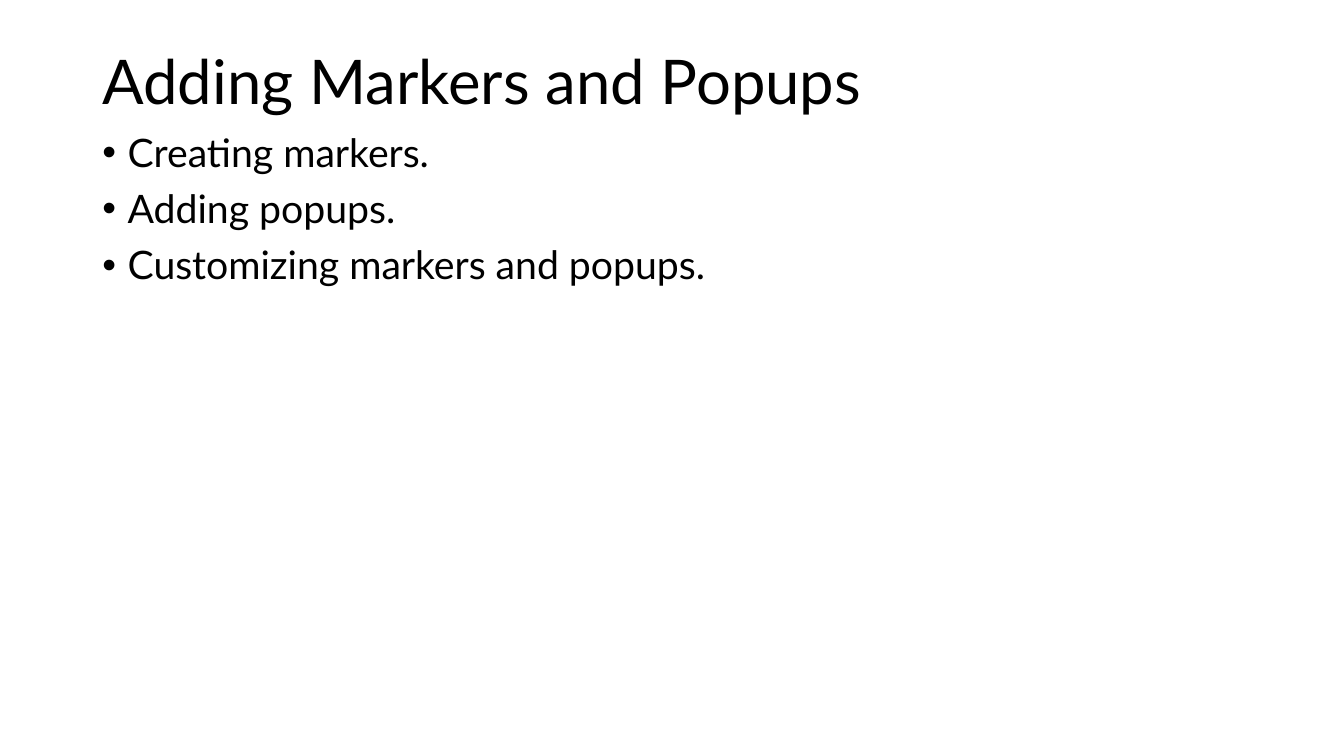
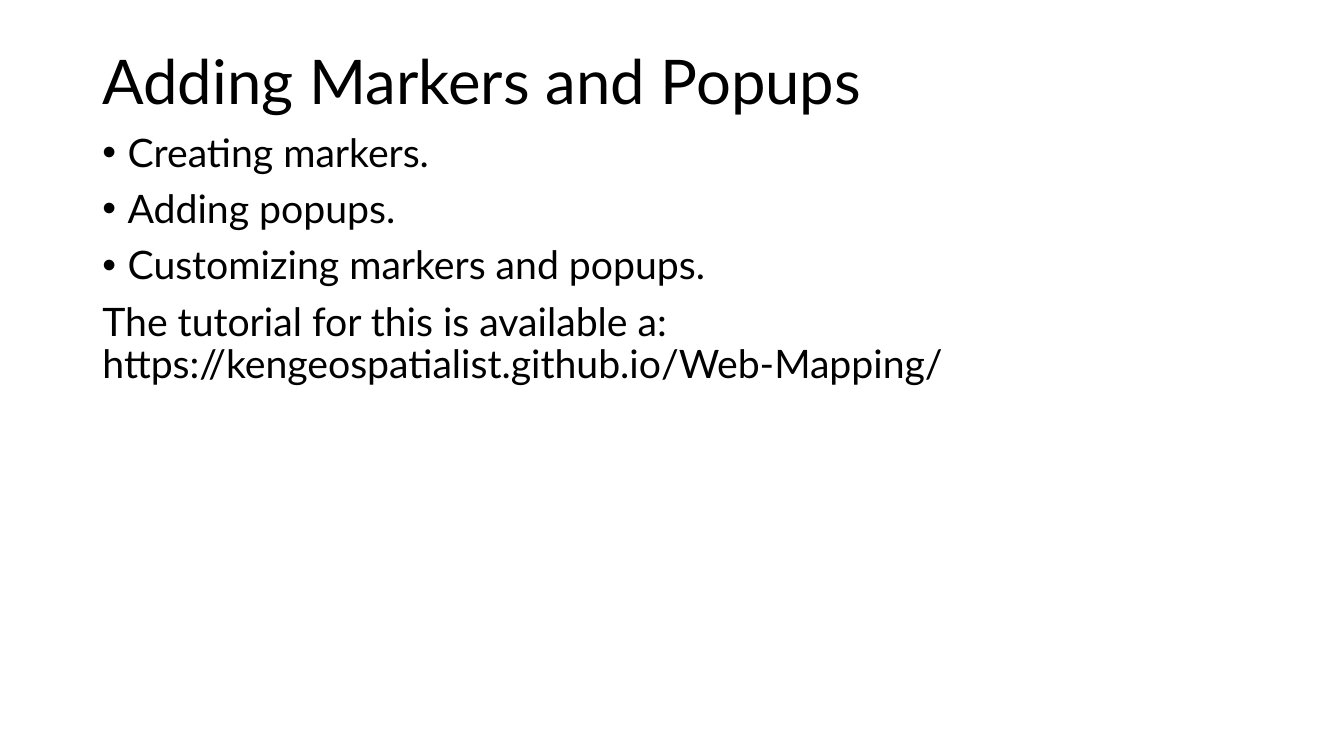
Before and after one commit to kengeospatialist/Web-Mapping, a slide deck: slide 12 of GIS Web Application Development.pptx (slide 13 before the commit). Drawn at 1344x756 pixels with LibreOffice and Linux fonts; fonts in the diff are those of the drawing. Boxes give left, top, right and bottom in pixels: in the first picture for what was removed or moved away, otherwise in the second. Text is boxed around its words. In the diff, an @@ line names an element or a change of style, - is before the commit and + after.

```diff
--- a/GIS Web Application Development.pptx
+++ b/GIS Web Application Development.pptx
@@ text at bbox=[102, 307, 942, 385]: paragraph added @@
+The tutorial for this is available a: https://kengeospatialist.github.io/Web-Mapping/
```
Also in this commit, not shown: 4 other slides changed, 1 slide added, 3 slides removed.
